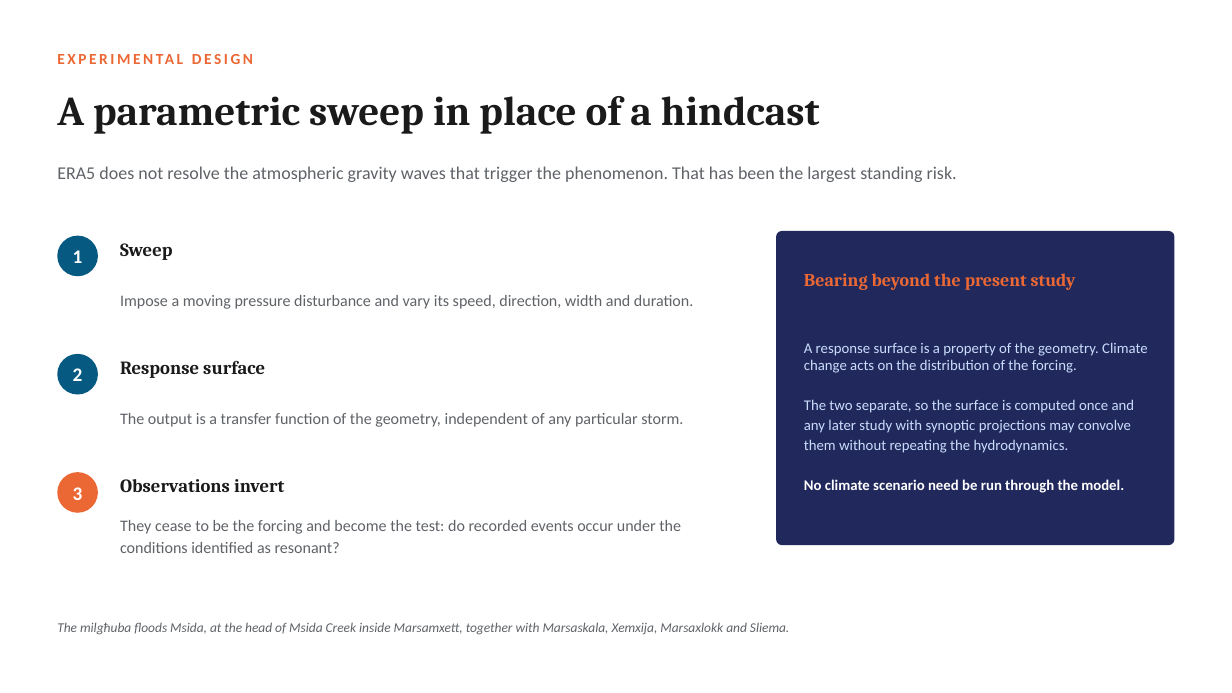
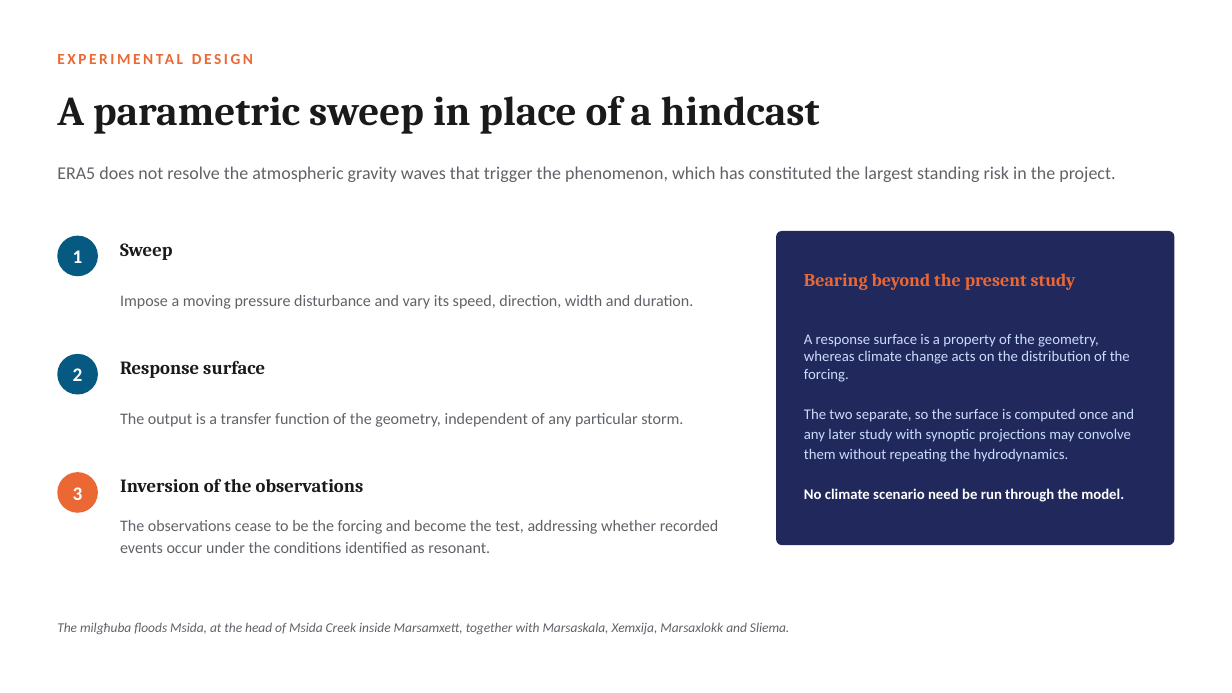
Before and after one commit to cicero-martins/MaltaDT, a slide deck: slide 9 of docs/valletta_model_concept_2026-09-25.pptx. Drawn at 1232x693 pixels with LibreOffice and Linux fonts; fonts in the diff are those of the drawing. Boxes give left, top, right and bottom in pixels: in the first picture for what was removed or moved away, otherwise in the second. Text is boxed around its words. In the diff, an @@ line names an element or a change of style, - is before the commit and + after.

Commit message:
docs(deck): rewrite the prose, the previous pass having been cosmetic
The preceding commit changed the section labels and the slide titles and left
the sentences beneath them in the voice of a memorandum. The checker reported
nothing because its patterns address labels rather than voice, and the deck
was declared finished on that basis. The reader observed that nothing had
changed, which was correct.

Twenty-eight passages are rewritten at the level of the sentence. The
departures were sentence fragments presented as statements, antithesis carried
into the body text after being removed from the titles, elliptical
constructions of the form "Affirmed, it confirms; denied, it is blamed",
colloquial verbs for physical processes, and one direct address to the
audience in a slide that will be shown to it.

Three boxes needed refitting once the sentences grew, one of them by a single
character past the width of a line.

The lesson is recorded with the feedback in memory. A label is not a register,
and when the register is what was asked for, the text is rewritten sentence by
sentence and read in full rather than passed through a checker whose patterns
were never designed to hear voice.

```diff
--- a/docs/valletta_model_concept_2026-09-25.pptx
+++ b/docs/valletta_model_concept_2026-09-25.pptx
@@ text at [57, 166, 1115, 182]: text changed @@
-ERA5 does not resolve the atmospheric gravity waves that trigger the phenomenon. That has been the largest standing risk.
+ERA5 does not resolve the atmospheric gravity waves that trigger the phenomenon, which has constituted the largest standing risk in the project.
@@ text at [804, 334, 1130, 382]: text changed @@
-A response surface is a property of the geometry. Climate change acts on the distribution of the forcing.
+A response surface is a property of the geometry, whereas climate change acts on the distribution of the forcing.
@@ text at [120, 479, 364, 492]: text changed @@
-Observations invert
+Inversion of the observations
@@ text at [120, 520, 719, 553]: text changed @@
-They cease to be the forcing and become the test: do recorded events occur under the conditions identified as resonant?
+The observations cease to be the forcing and become the test, addressing whether recorded events occur under the conditions identified as resonant.
```
Also in this commit, not shown: 6 other slides changed, 1 other file.
